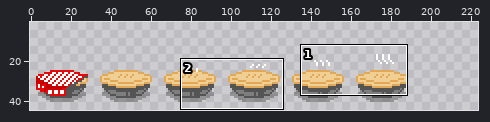
Sprite sheet: data/pie.png. Above: a wide view before the commit, with the close-up outlined.
Close-up. First the earlier version:
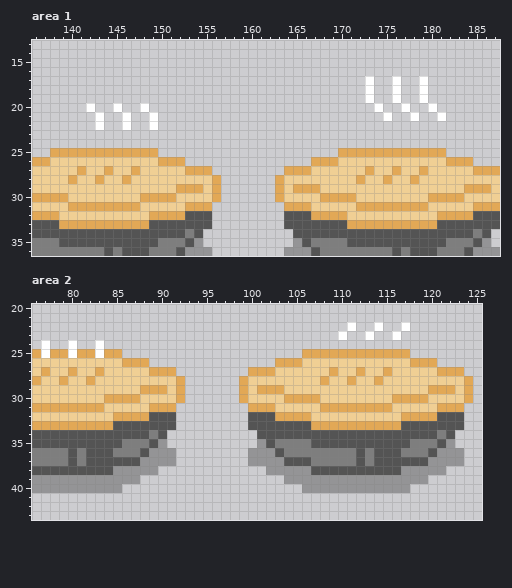
The file is 192x32 pixels. Shown: area 1: x 136..187, y 13..36; area 2: x 76..125, y 20..43. The old version is drawn lined up with the new one, on the new canvas. The wide view leaves out empty margins. The commit also changed other parts of the picture, which this record leaves out.
Now the later version:
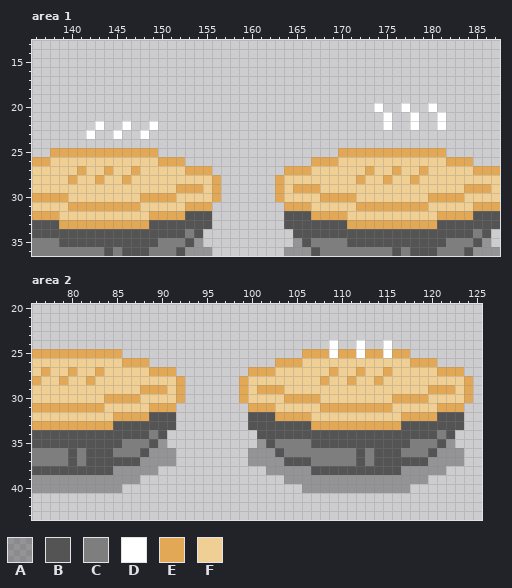
Palette (. is transparent): A #3a3a3a63  B #545454  C #7e7e7e  D #ffffff  E #e2a856  F #f0cf94
Changes in this commit:
canvas 192x32 -> 224x45, the old top-left corner now at 0,13
--- area 1
@@ x 136..187 @@
 16 ....................................................
-17 .....................................D..D..D........
-18 .....................................D..D..D........
-19 .....................................D..D..D........
-20 ......D..D..D.........................D..D..D.......
-21 .......D..D..D.........................D..D..D......
-22 .......D..D..D......................................
-23 ....................................................
+17 ....................................................
+18 ....................................................
+19 ....................................................
+20 ......................................D..D..D.......
+21 .......................................D..D..D......
+22 .......D..D..D.........................D..D..D......
+23 ......D..D..D.......................................
 24 ....................................................
--- area 2
@@ x 76..125 @@
 21 ..................................................
-22 ...................................D..D..D........
-23 ..................................D..D..D.........
-24 .D..D..D..........................................
-25 EDEEDEEDEE....................EEEEEEEEEEEE........
+22 ..................................................
+23 ..................................................
+24 .................................D..D..D..........
+25 EEEEEEEEEE....................EEEDEEDEEDEE........
 26 FFFFFFFFFFEEE..............EEEFFFFFFFFFFFFEEE.....
Pixel boxes of the changes (left, top, right, bottom) in both close-ups:
changed: (365, 76, 446, 130)
changed: (86, 103, 158, 139)
changed: (329, 322, 410, 358)
changed: (41, 340, 104, 358)
